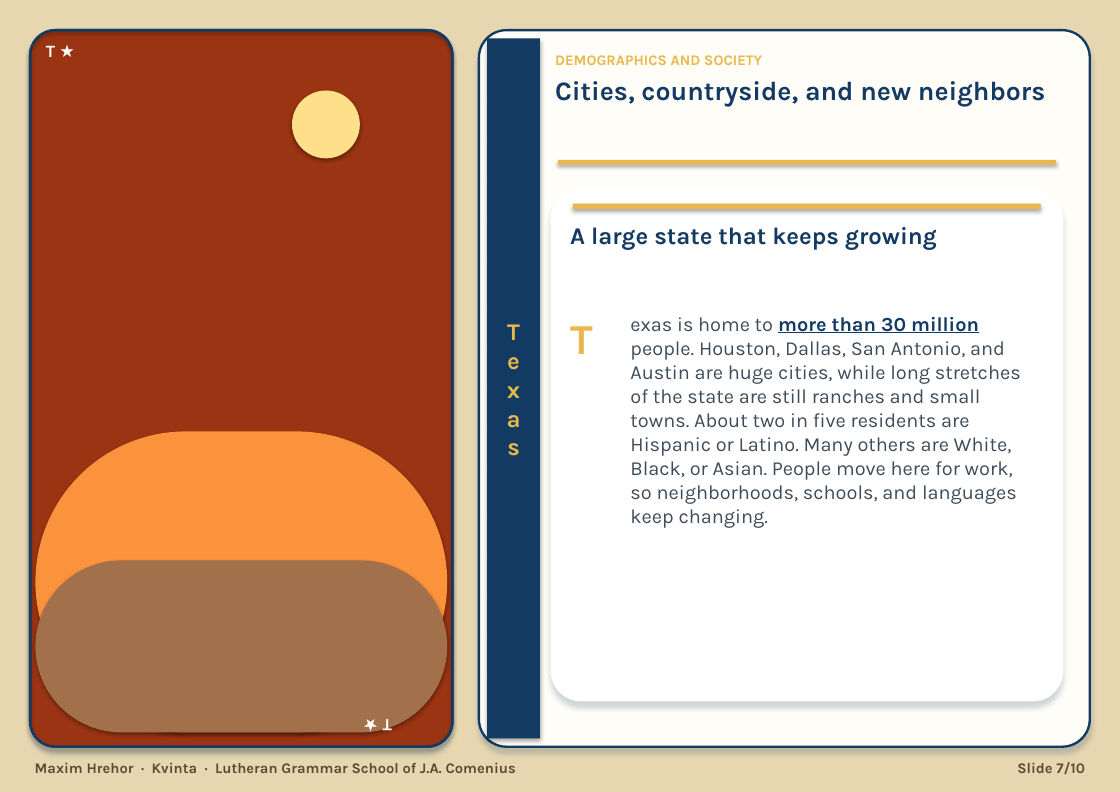
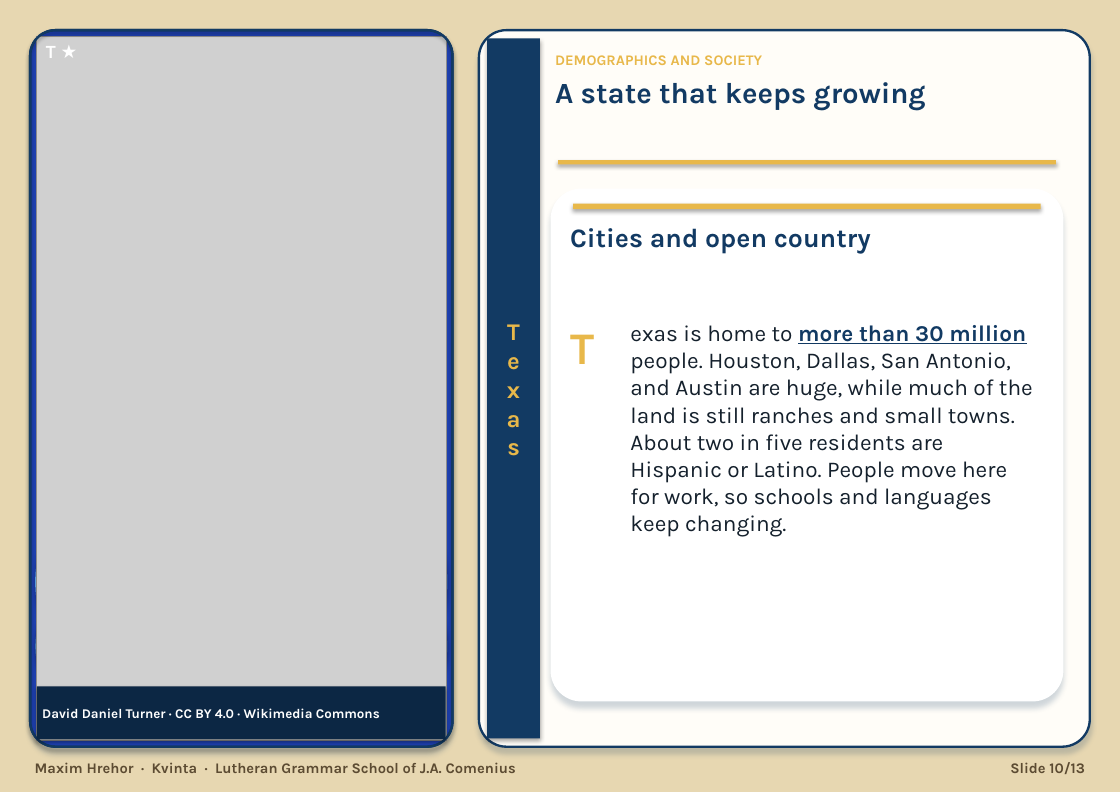
Before and after one commit to HenrichHrehor/Visualia, a slide deck: slide 10 of export/texas-maxim.pptx (slide 7 before the commit). Drawn at 1120x792 pixels with LibreOffice and Linux fonts; fonts in the diff are those of the drawing; grey boxes stand for pictures. Boxes give left, top, right and bottom in pixels: in the first picture for what was removed or moved away, otherwise in the second. Text is boxed around its words. In the diff, an @@ line names an element or a change of style, - is before the commit and + after.

```diff
--- a/export/texas-maxim.pptx
+++ b/export/texas-maxim.pptx
@@ rounded rectangle at bbox=[30, 30, 452, 746]: fill #9A3412 to #1E40AF @@
@@ picture added at bbox=[36, 36, 446, 741] @@
@@ text "T ★" at bbox=[46, 46, 56, 58]: size 13 to 14 pt @@
@@ text at bbox=[555, 82, 926, 110]: text changed; size 18 to 22 pt @@
-A large state that keeps growing
+A state that keeps growing
@@ text removed at bbox=[555, 81, 1045, 107] @@
-Cities, countryside, and new neighbors
@@ text added at bbox=[570, 228, 871, 254], 20 pt, text #123A63, bold @@
+Cities and open country
@@ text "T": place and size @@
-text "T" at bbox=[570, 326, 593, 354]
+text "T" at bbox=[570, 334, 594, 364]
@@ text "T" at bbox=[570, 334, 594, 364]: size 32 to 34 pt @@
@@ text at bbox=[630, 325, 1033, 537]: text changed; size 15 to 17 pt; text colour #3E4C5A to #14202C @@
-exas is home to more than 30 million people. Houston, Dallas, San Antonio, and Austin are huge cities, while long stretches of the state are still ranches and small towns. About two in five residents are Hispanic or Latino. Many others are White, Black, or Asian. People move here for work, so neighborhoods, schools, and languages keep changing.
+exas is home to more than 30 million people. Houston, Dallas, San Antonio, and Austin are huge, while much of the land is still ranches and small towns. About two in five residents are Hispanic or Latino. People move here for work, so schools and languages keep changing.
@@ rounded rectangle at bbox=[35, 431, 447, 732]: fill #FB923C to #7DD3FC @@
@@ rounded rectangle at bbox=[35, 560, 447, 733]: fill #A2704A to #5498C1 @@
@@ rectangle added at bbox=[37, 687, 446, 740], fill #0C2744 @@
@@ text added at bbox=[42, 708, 380, 718], 10 pt, text #FFFFFF, bold @@
+David Daniel Turner · CC BY 4.0 · Wikimedia Commons
@@ text removed at bbox=[383, 719, 392, 738] @@
-T ★
@@ text at bbox=[1010, 762, 1085, 774]: text changed @@
-Slide 7/10
+Slide 10/13
```
Also in this commit, not shown: 9 other slides changed, 3 slides added, 18 other files.
